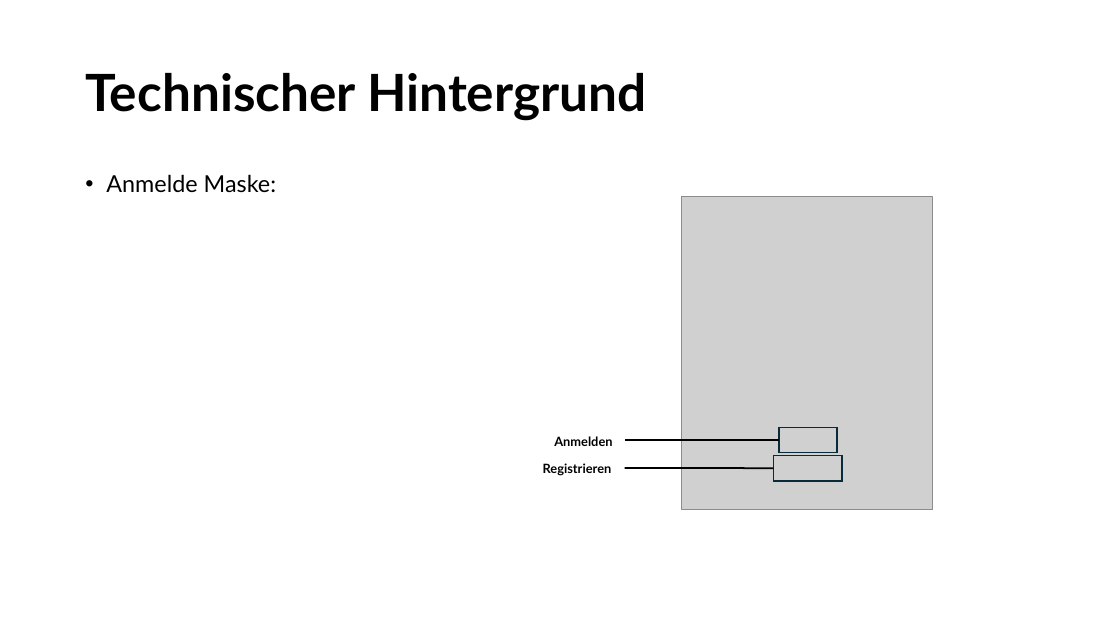
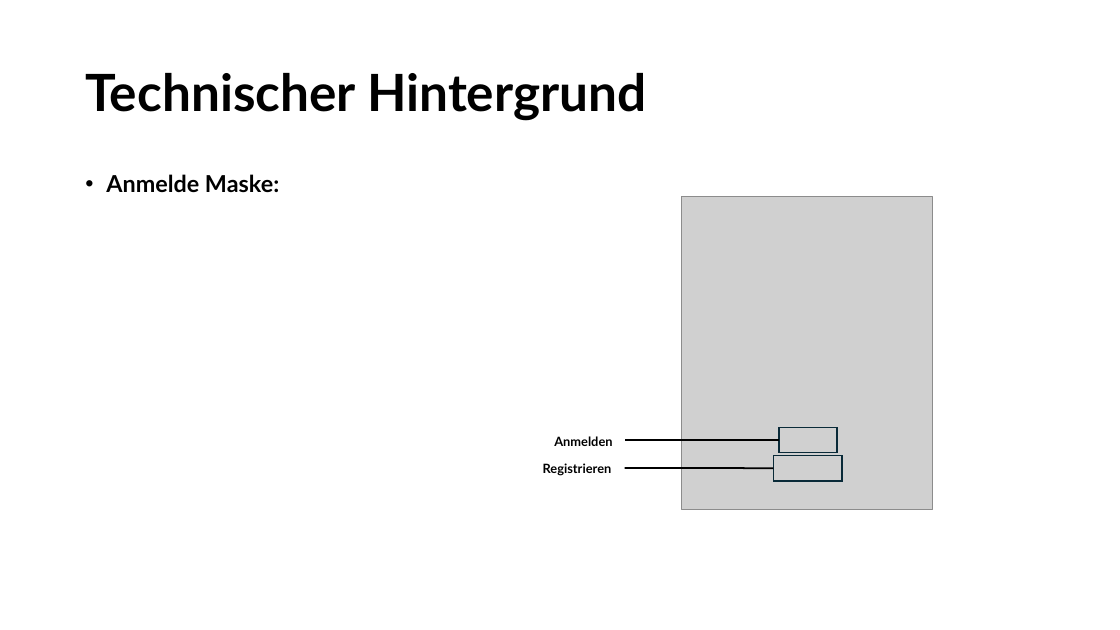
Before and after one commit to NykyTV/PasswortManager, a slide deck: slide 3 of pp/Presentation.pptx. Drawn at 1120x630 pixels with LibreOffice and Linux fonts; fonts in the diff are those of the drawing; grey boxes stand for pictures. Boxes give left, top, right and bottom in pixels: in the first picture for what was removed or moved away, otherwise in the second. Text is boxed around its words. In the diff, an @@ line names an element or a change of style, - is before the commit and + after.

```diff
--- a/pp/Presentation.pptx
+++ b/pp/Presentation.pptx
@@ text "Anmelde Maske:" at box(106, 174, 279, 193): bold on @@
```
Also in this commit, not shown: 3 other slides changed, 1 slide added.
